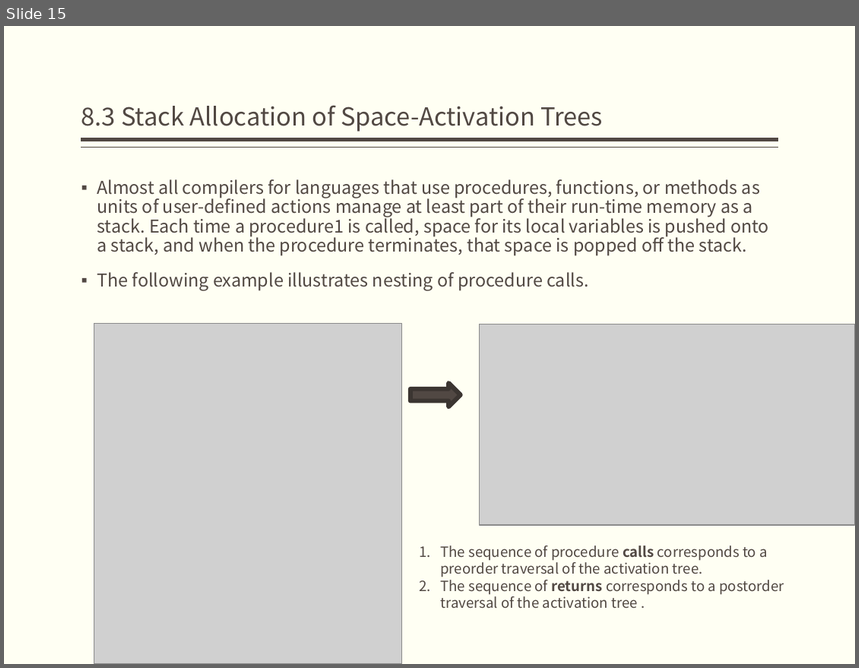
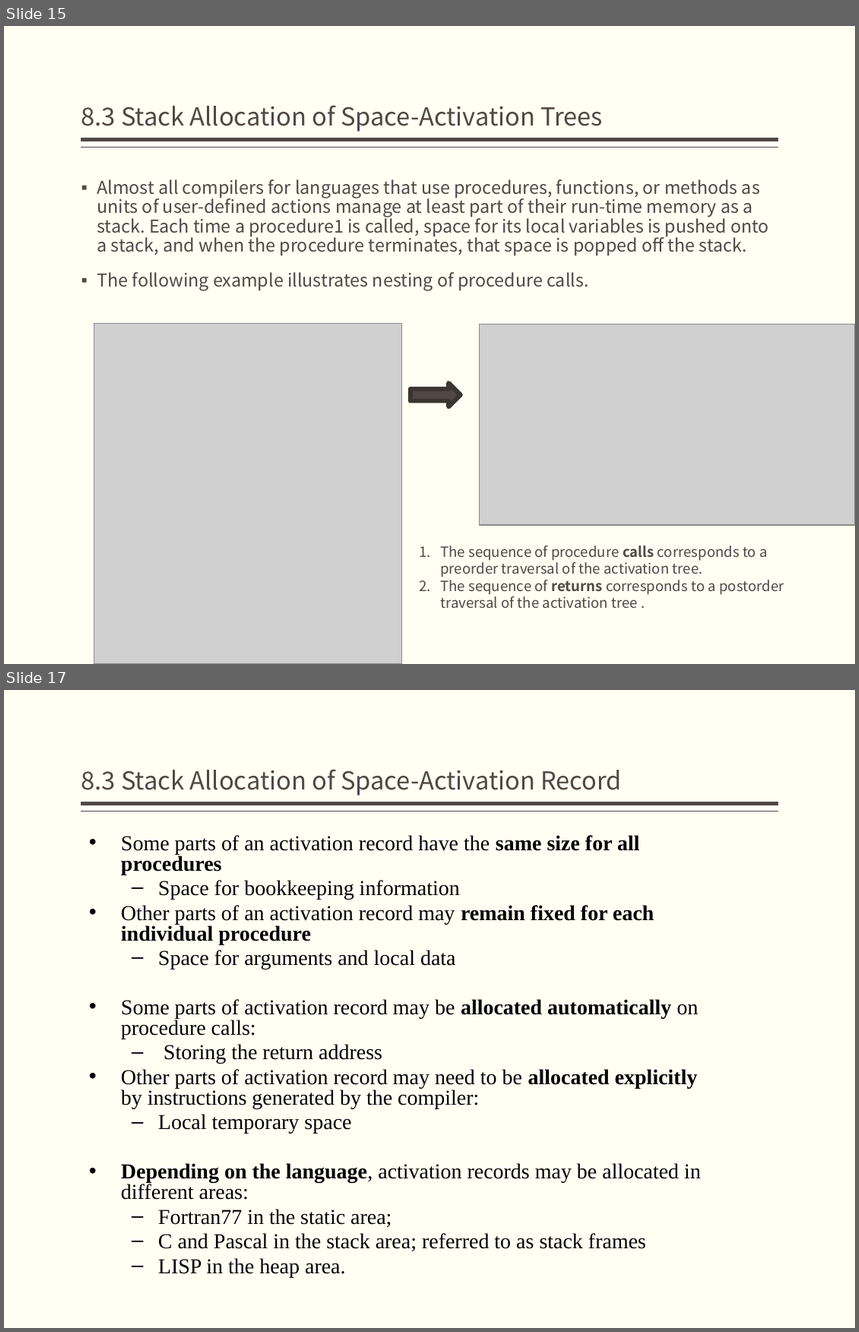
Before and after one commit to jz81/jz81.github.io, a slide deck: course/compiler/lecture/(Spring2020)Lecture8.pptx. Shown one above the other, each under a label of ours: slide 15 before the commit, slides 15 and 17 after it; the slides between them are not shown. The pictures are 859x668 and 859x1332 pixels, drawn with LibreOffice and Linux fonts; fonts in the diff are those of the drawing; grey boxes stand for pictures. Boxes give left, top, right and bottom in pixels: in the first picture for what was removed or moved away, otherwise in the second. Text is boxed around its words. In the diff, an @@ line names an element or a change of style, - is before the commit and + after.

```diff
--- a/course/compiler/lecture/(Spring2020)Lecture8.pptx
+++ b/course/compiler/lecture/(Spring2020)Lecture8.pptx
@@ slide 17 added at box(4, 690, 855, 1328), background #FFFFF3; not listed: 2 template elements that a slide beside it also shows @@
@@ title added at box(82, 769, 622, 796), 21 pt, text #514843 @@
+8.3 Stack Allocation of Space-Activation Record
@@ text added at box(121, 835, 701, 1277), 18 pt, text #000000 @@
+• Some parts of an activation record have the same size for all procedures
+  – Space for bookkeeping information
+• Other parts of an activation record may remain fixed for each individual procedure
+  – Space for arguments and local data
+• Some parts of activation record may be allocated automatically on procedure calls:
+  – Storing the return address
+• Other parts of activation record may need to be allocated explicitly by instructions generated by the compiler:
+  – Local temporary space
+• Depending on the language, activation records may be allocated in different areas:
+  – Fortran77 in the static area;
+  – C and Pascal in the stack area; referred to as stack frames
+  – LISP in the heap area.
```
Also in this commit, not shown: 1 slide changed, 6 other slides added, 5 slides removed.
